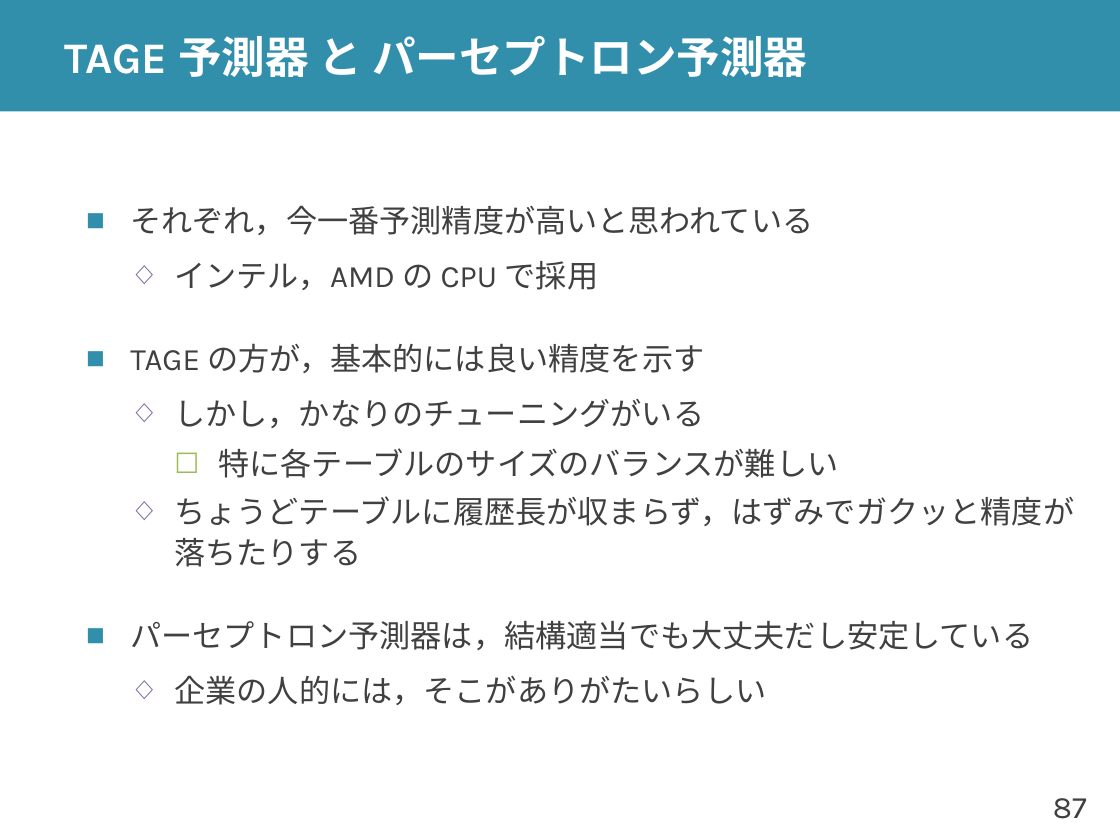
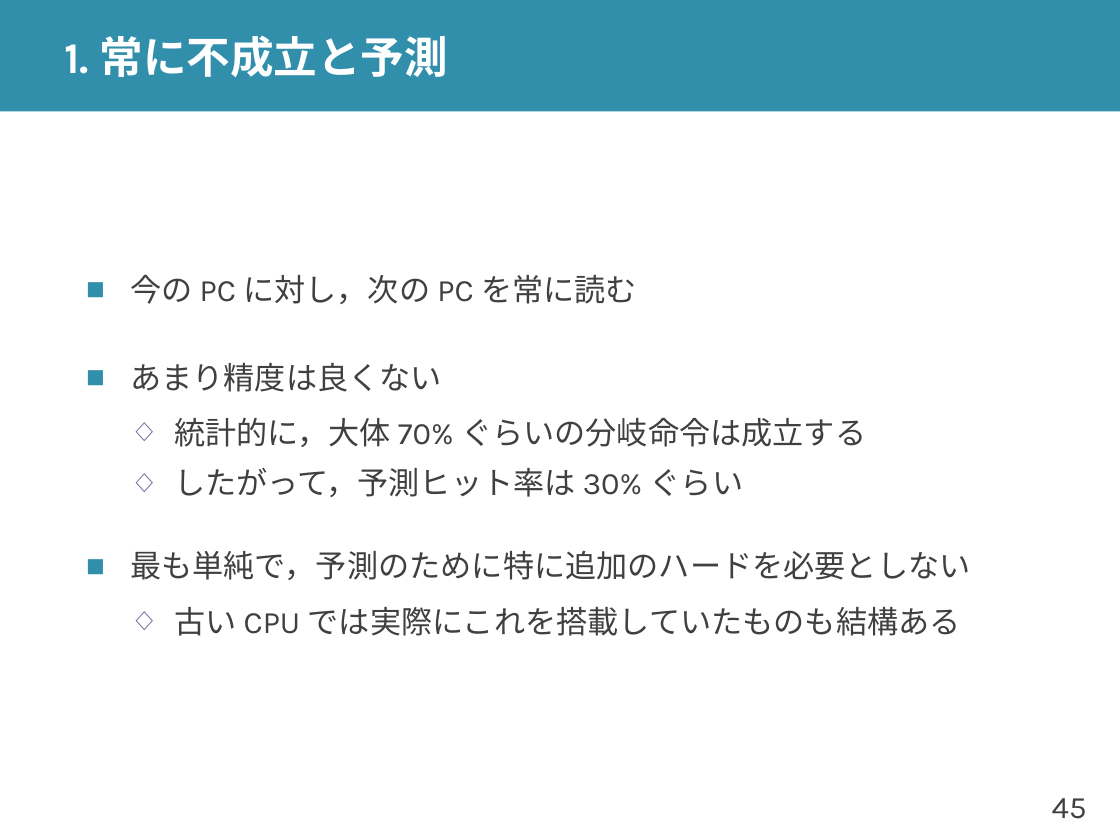
Before and after one commit to shioyadan/advanced-computer-organization, a slide deck: slide 45 of aco-shioya-06.pptx (slide 87 before the commit). Drawn at 1120x840 pixels with LibreOffice and Linux fonts; fonts in the diff are those of the drawing. Boxes give left, top, right and bottom in pixels: in the first picture for what was removed or moved away, otherwise in the second. Text is boxed around its words. In the diff, an @@ line names an element or a change of style, - is before the commit and + after.

```diff
--- a/aco-shioya-06.pptx
+++ b/aco-shioya-06.pptx
@@ title at <box>64,35,448,77</box>: text changed @@
-TAGE 予測器 と パーセプトロン予測器
+1. 常に不成立と予測
@@ text at <box>130,274,970,636</box>: text changed @@
-■ それぞれ，今一番予測精度が高いと思われている
-  ◇ インテル，AMD の CPU で採用
-■ TAGE の方が，基本的には良い精度を示す
-  ◇ しかし，かなりのチューニングがいる
-    ☐ 特に各テーブルのサイズのバランスが難しい
-  ◇ ちょうどテーブルに履歴長が収まらず，はずみでガクッと精度が
-    落ちたりする
-■ パーセプトロン予測器は，結構適当でも大丈夫だし安定している
-  ◇ 企業の人的には，そこがありがたいらしい
+■ 今の PC に対し，次の PC を常に読む
+■ あまり精度は良くない
+  ◇ 統計的に，大体 70% ぐらいの分岐命令は成立する
+  ◇ したがって，予測ヒット率は 30% ぐらい
+■ 最も単純で，予測のために特に追加のハードを必要としない
+  ◇ 古い CPU では実際にこれを搭載していたものも結構ある
@@ page number at <box>1052,798,1087,819</box>: text changed @@
-87
+45
```
Also in this commit, not shown: 15 other slides changed, 20 slides added, 13 slides removed, 3 other files.
